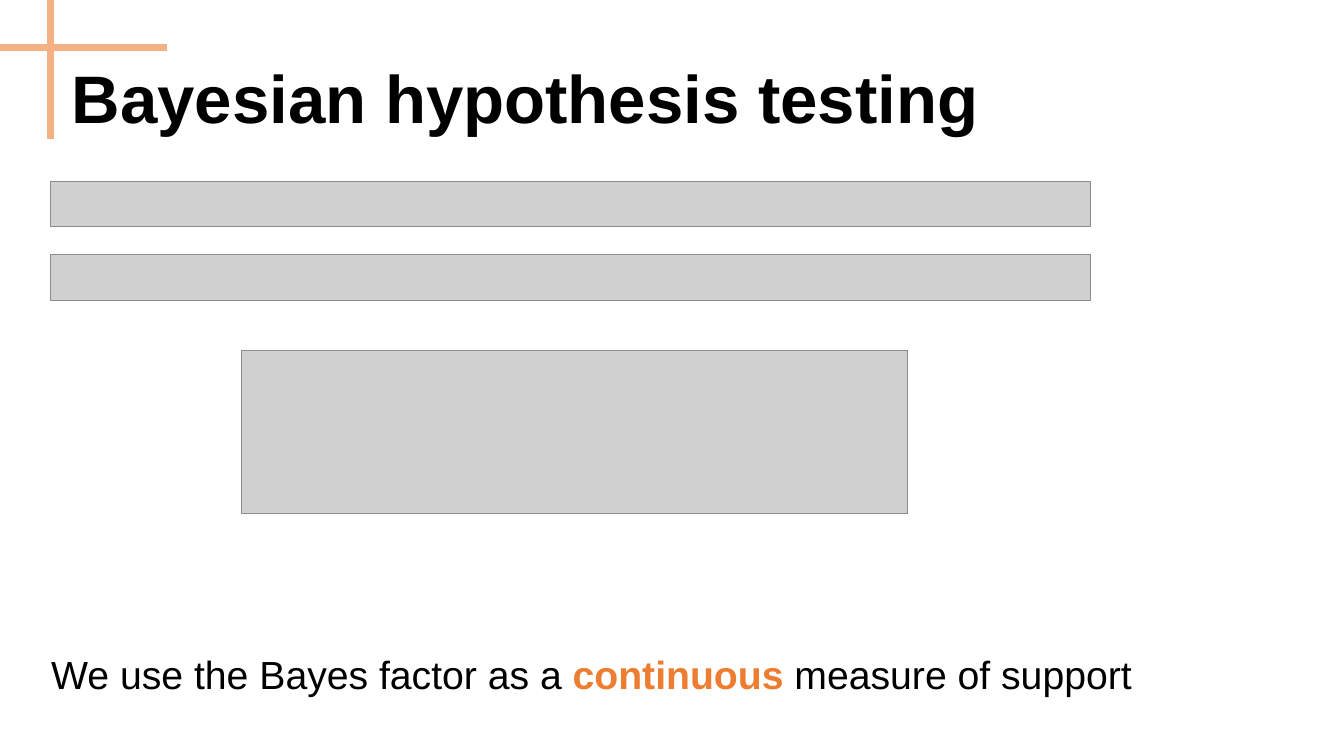
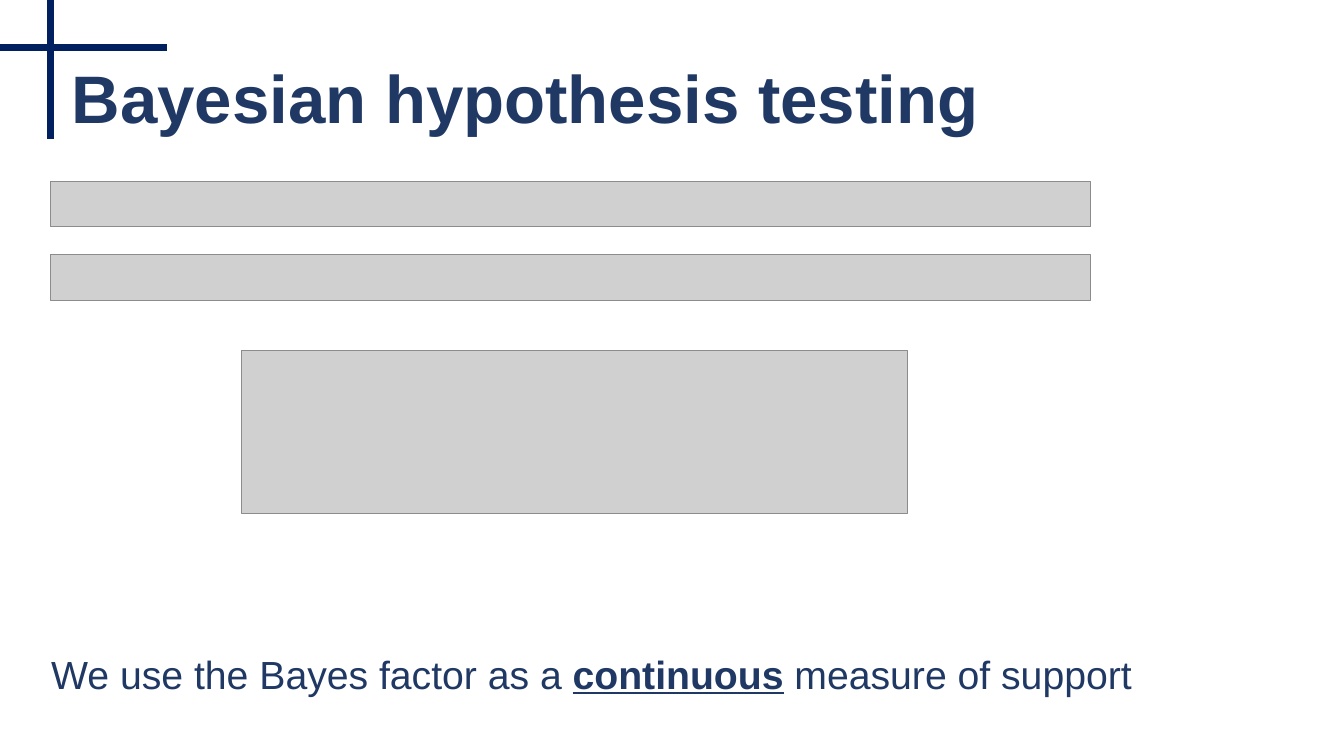
Before and after one commit to Bayesian-Graphical-Modelling-Lab/BGM_Workshops, a slide deck: slide 6 of 2_Tutorial/Part III - Tutorial.pptx. Drawn at 1344x756 pixels with LibreOffice and Linux fonts; fonts in the diff are those of the drawing; grey boxes stand for pictures. Boxes give left, top, right and bottom in pixels: in the first picture for what was removed or moved away, otherwise in the second. Text is boxed around its words. In the diff, an @@ line names an element or a change of style, - is before the commit and + after.

```diff
--- a/2_Tutorial/Part III - Tutorial.pptx
+++ b/2_Tutorial/Part III - Tutorial.pptx
@@ line (50, 0) - (50, 139): stroke #F4B183 4.5 pt to #002060 4.5 pt @@
@@ text "Bayesian hypothesis testing" at bbox=[72, 74, 978, 136]: text colour #000000 to #203864 @@
@@ line (0, 47) - (166, 47): stroke #F4B183 4.5 pt to #002060 4.5 pt @@
@@ text "We use the Bayes factor ..." at bbox=[51, 660, 1132, 697]: text colour #000000 to #203864 in "We use the Bayes factor as a ..."; text colour #ED7D31 to #203864, underline on in "continuous" @@
```
Also in this commit, not shown: 18 other slides changed, 1 slide added, 1 other file.
